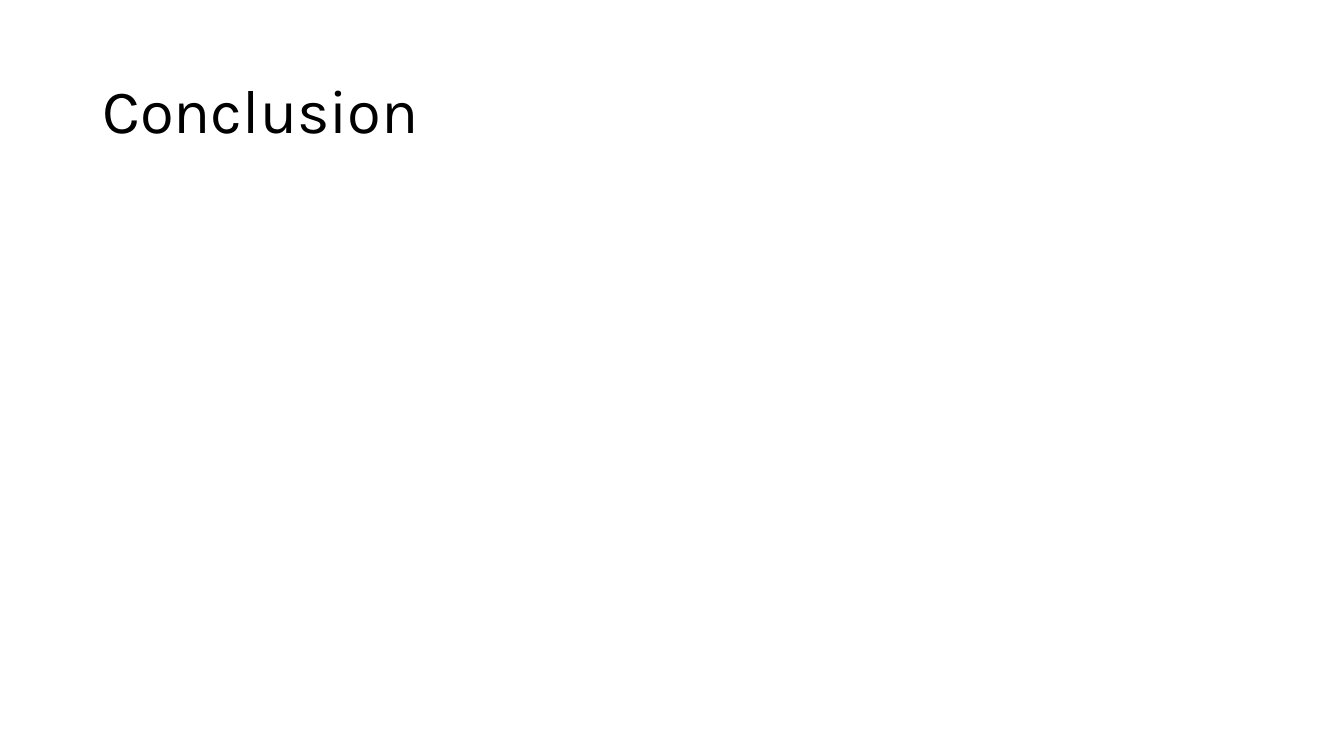
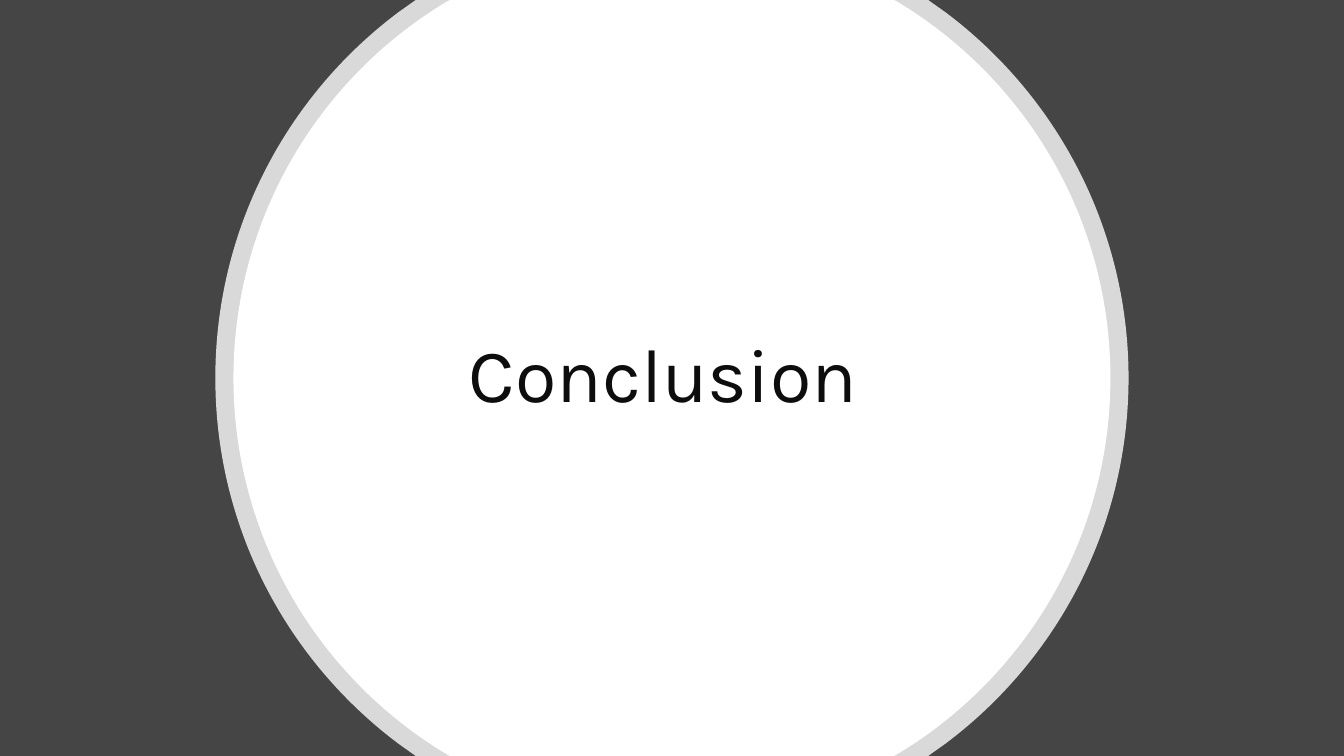
Before and after one commit to Barras-Matias-emf/306-G2-ArcadiaBox, a slide deck: slide 15 of documentation/ArcadiaboxPresentation.pptx (slide 14 before the commit). Drawn at 1344x756 pixels with LibreOffice and Linux fonts; fonts in the diff are those of the drawing. Boxes give left, top, right and bottom in pixels: in the first picture for what was removed or moved away, otherwise in the second. Text is boxed around its words. In the diff, an @@ line names an element or a change of style, - is before the commit and + after.

```diff
--- a/documentation/ArcadiaboxPresentation.pptx
+++ b/documentation/ArcadiaboxPresentation.pptx
@@ background #FFFFFF to #454545 @@
@@ freeform shape added at [216, 0, 1129, 756], fill #FFFFFF at 80% opacity @@
@@ freeform shape added at [234, 0, 1111, 756], fill #FFFFFF @@
@@ title "Conclusion": place and size @@
-title "Conclusion" at [102, 90, 418, 134]
+title "Conclusion" at [469, 350, 857, 403]
@@ title "Conclusion" at [469, 350, 857, 403]: size 44 to 54 pt, text colour #000000 to #0D0D0D; alignment left to centre @@
```
Also in this commit, not shown: 2 other slides changed, 1 slide added, 6 other files.
